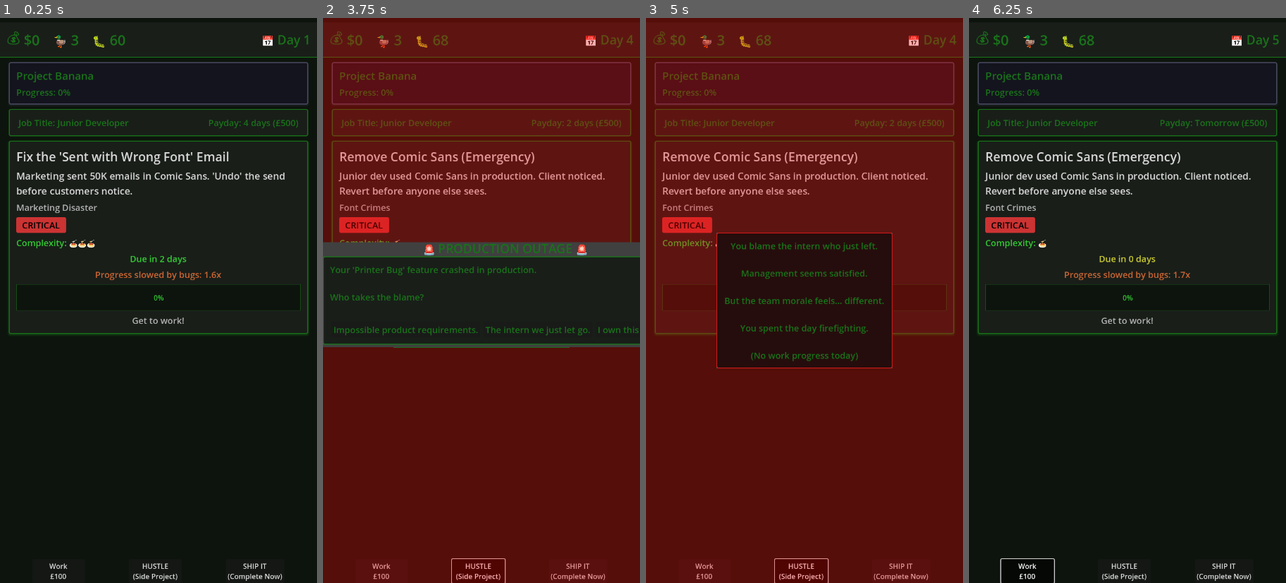
Above: before the commit, frames 1-4 (left to right).
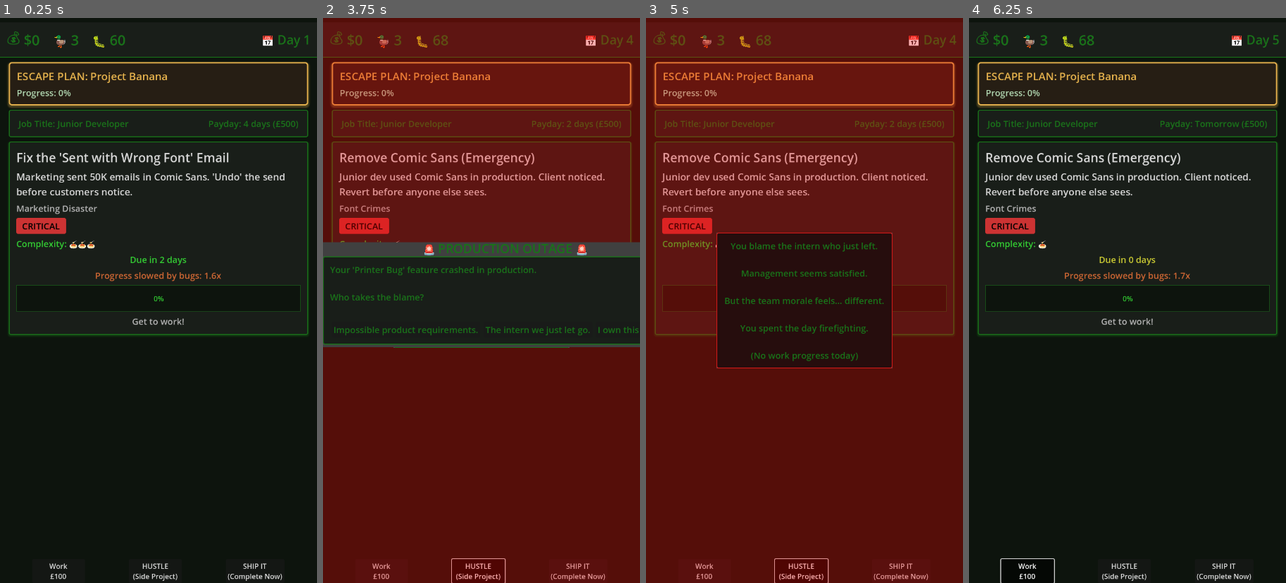
Above: after the commit, the same moments.

Repository: lmchoi/alt-f-this
Game: Godot game, scene res://scenes/game_ui.tscn
Same seed, same stepped clock (60 frames per second), same inputs: the game is played once before the commit and once after it.
Inputs:
- Up to frame 1 (0.25 s): no input
- Up to frame 2 (3.75 s): click "Work £100" at 0.5 s; click "The intern we just let go." at 1.25 s; click "HUSTLE (Side Project)" at 2 s; click "SHIP IT (Complete Now)" at 2.75 s; click "Ship It Now" at 3.5 s
- Up to frame 3 (5 s): click "The intern we just let go." at 4.25 s
- Up to frame 4 (6.25 s): click "Work £100" at 5 s; click "Ask for Extension" at 5.75 s

The runs differ from the first frame. In frame 1, 5.3% of the frame differs, in the area x 2-98%, y 7-57%; in frame 2, 3.8%; in frame 3, 4.1%; in frame 4, 5.3%.

Commit message:
Polish side project panel to emphasize escape goal
- Change header to "ESCAPE PLAN: {name}" for clarity
- Add warm golden/amber color scheme (vs corporate gray/green)
- Thicker borders (3px) and larger shadow for prominence
- Golden header text and soft green progress text
- Creates visual contrast: hopeful escape vs corporate grind

🤖 Generated with [Claude Code](https://claude.com/claude-code)

Co-Authored-By: Claude <noreply@anthropic.com>

Diff:
--- a/scenes/side_project_panel.gd
+++ b/scenes/side_project_panel.gd
@@ -1,9 +1,14 @@
 extends PanelContainer
+
+const COLOR_ESCAPE_GOLD = Color(0.9, 0.7, 0.3, 1)  # Hopeful gold/amber
+const COLOR_PROGRESS = Color(0.7, 0.85, 0.7, 1)    # Soft green
 
 @onready var header_label = $MarginContainer/MainContainer/HeaderLabel
 @onready var progress_label = %ProgressLabel
 
 func _ready():
+	header_label.add_theme_color_override("font_color", COLOR_ESCAPE_GOLD)
+	progress_label.add_theme_color_override("font_color", COLOR_PROGRESS)
 	GameManager.side_project_updated.connect(_on_side_project_updated)
 	_update_display(GameManager.side_project)
 
@@ -11,5 +16,5 @@
 	_update_display(data)
 
 func _update_display(data: Dictionary):
-	header_label.text = data.product_name
+	header_label.text = "ESCAPE PLAN: " + data.product_name
 	progress_label.text = "Progress: %d%%" % data.progress
--- a/scenes/side_project_panel.tscn
+++ b/scenes/side_project_panel.tscn
@@ -4,19 +4,19 @@
 [ext_resource type="Theme" path="res://themes/main_theme.tres" id="2_main_theme"]
 
 [sub_resource type="StyleBoxFlat" id="StyleBoxFlat_side_project_panel"]
-bg_color = Color(0.08, 0.08, 0.12, 1)
-border_width_left = 2
-border_width_top = 2
-border_width_right = 2
-border_width_bottom = 2
-border_color = Color(0.3, 0.3, 0.4, 1)
-corner_radius_top_left = 4
-corner_radius_top_right = 4
-corner_radius_bottom_right = 4
-corner_radius_bottom_left = 4
-shadow_color = Color(0.3, 0.3, 0.4, 0.2)
-shadow_size = 3
-shadow_offset = Vector2(0, 2)
+bg_color = Color(0.15, 0.12, 0.08, 1)
+border_width_left = 3
+border_width_top = 3
+border_width_right = 3
+border_width_bottom = 3
+border_color = Color(0.9, 0.7, 0.3, 1)
+corner_radius_top_left = 6
+corner_radius_top_right = 6
+corner_radius_bottom_right = 6
+corner_radius_bottom_left = 6
+shadow_color = Color(0.9, 0.7, 0.3, 0.3)
+shadow_size = 5
+shadow_offset = Vector2(0, 3)
 
 [node name="SideProjectPanel" type="PanelContainer"]
 theme = ExtResource("2_main_theme")
